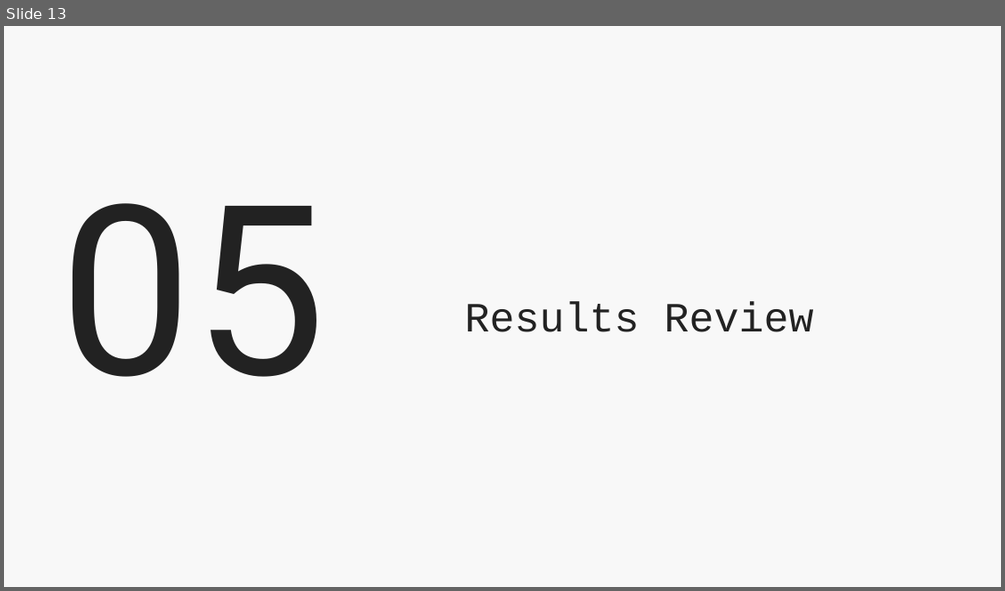
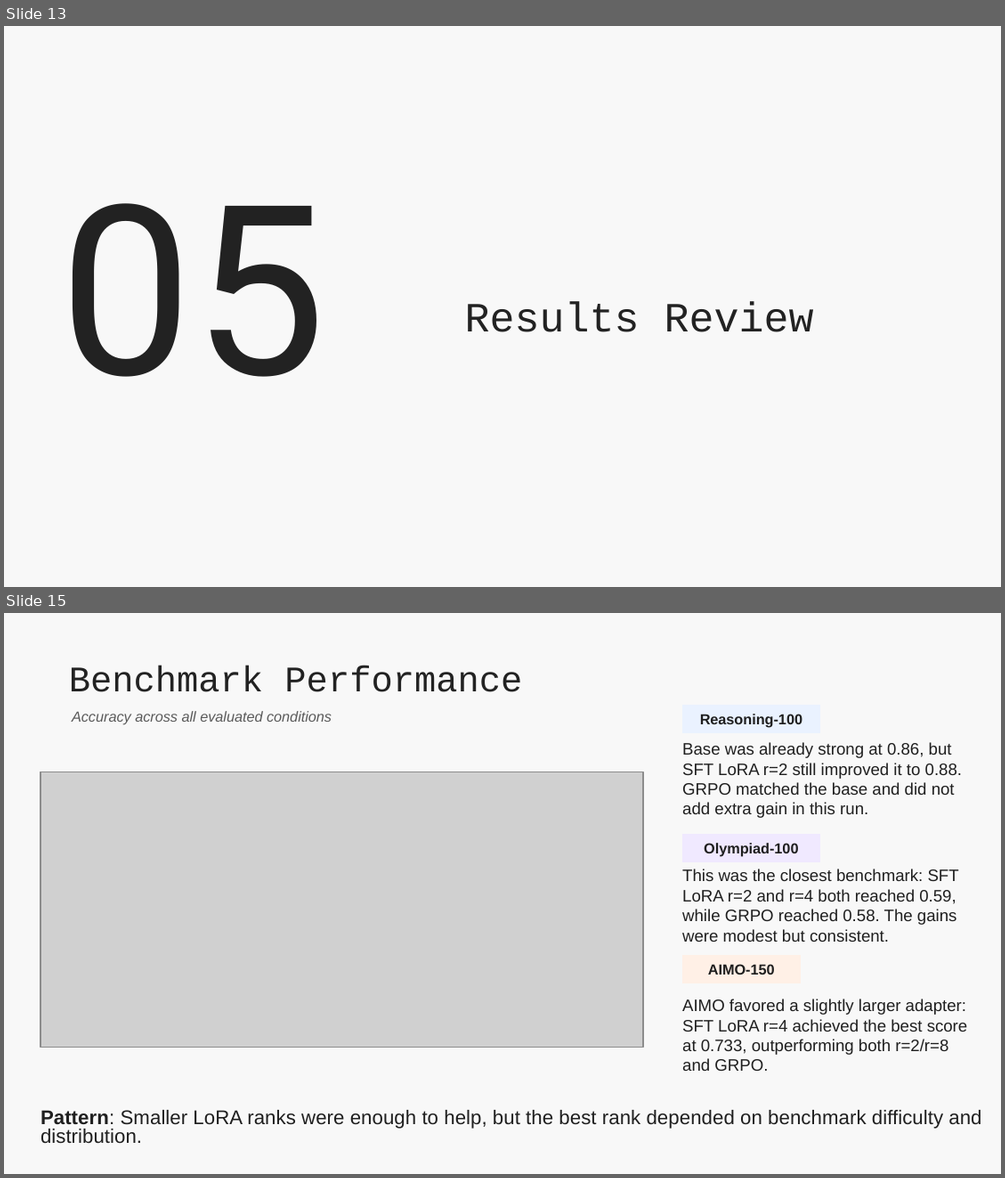
Before and after one commit to Timidalucia/Mini-Research-Problem, a slide deck: MRP - Lusha Zhang 0318.pptx. Shown one above the other, each under a label of ours: slide 13 before the commit, slides 13 and 15 after it; the slides between them are not shown. The pictures are 1005x591 and 1005x1178 pixels, drawn with LibreOffice and Linux fonts; fonts in the diff are those of the drawing; grey boxes stand for pictures; background and template pictures are left out. Boxes give left, top, right and bottom in pixels: in the first picture for what was removed or moved away, otherwise in the second. Text is boxed around its words. In the diff, an @@ line names an element or a change of style, - is before the commit and + after.

```diff
--- a/MRP - Lusha Zhang 0318.pptx
+++ b/MRP - Lusha Zhang 0318.pptx
@@ slide 15 added at (4,613,1001,1174), background #F8F8F8 @@
@@ text added at (69,666,522,692), 26 pt, text #222222 @@
+Benchmark Performance
@@ text added at (72,711,332,725), 10.5 pt, text #5B5B5B, italic @@
+Accuracy across all evaluated conditions
@@ rectangle added at (683,705,820,732), fill #EAF2FF, outline #EAF2FF 0.75 pt, 10.5 pt, text #1F1F1F, bold @@
+Reasoning-100
@@ text added at (682,742,962,818), 12 pt, text #1F1F1F @@
+Base was already strong at 0.86, but SFT LoRA r=2 still improved it to 0.88. GRPO matched the base and did not add extra gain in this run.
@@ picture added at (40,772,643,1046) @@
@@ rectangle added at (683,834,820,861), fill #F0E9FF, outline #F0E9FF 0.75 pt, 10.5 pt, text #1F1F1F, bold @@
+Olympiad-100
@@ text added at (682,868,959,941), 12 pt, text #1F1F1F @@
+This was the closest benchmark: SFT LoRA r=2 and r=4 both reached 0.59, while GRPO reached 0.58. The gains were modest but consistent.
@@ rectangle added at (683,955,801,983), fill #FFF0E6, outline #FFF0E6 0.75 pt, 10.5 pt, text #1F1F1F, bold @@
+AIMO-150
@@ text added at (682,998,968,1070), 12 pt, text #1F1F1F @@
+AIMO favored a slightly larger adapter: SFT LoRA r=4 achieved the best score at 0.733, outperforming both r=2/r=8 and GRPO.
@@ text added at (40,1110,981,1143), 14.3 pt, text #1F1F1F @@
+Pattern: Smaller LoRA ranks were enough to help, but the best rank depended on benchmark difficulty and distribution.
```
Also in this commit, not shown: 4 slides changed, 7 other slides added.
